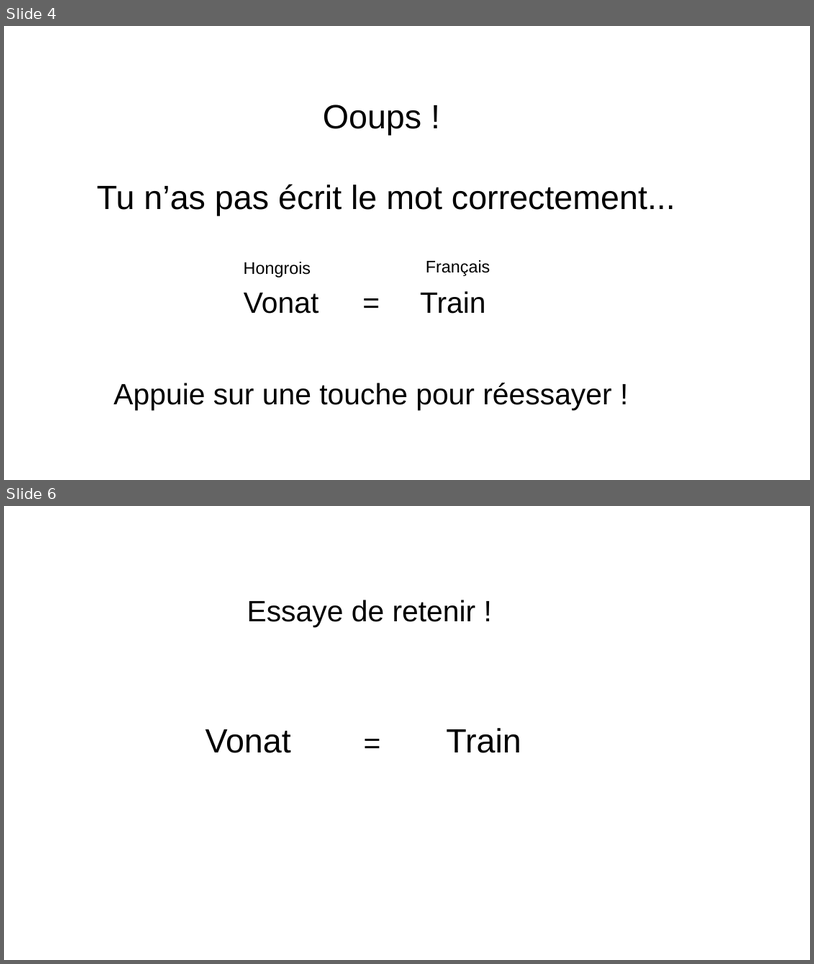
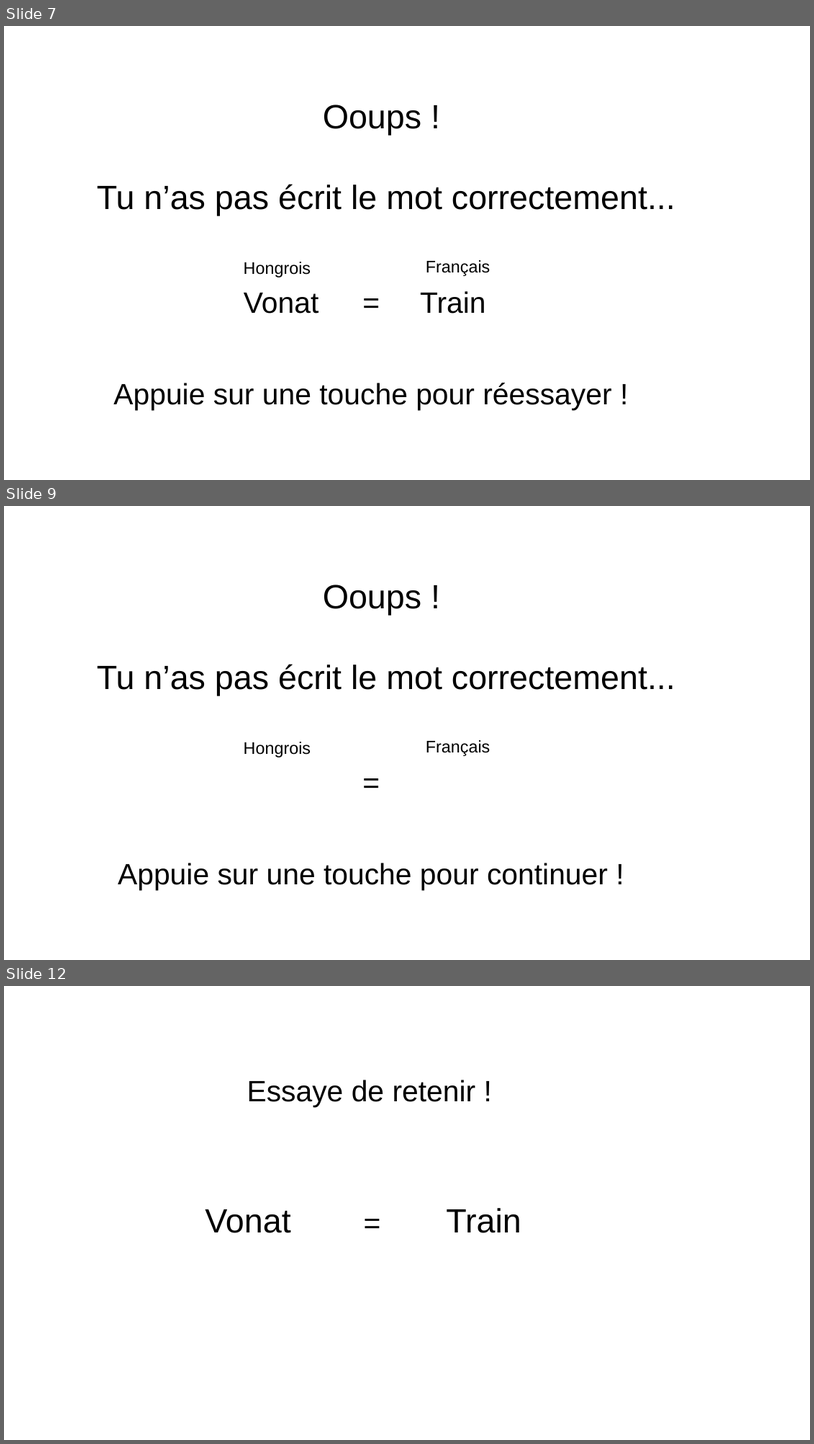
Before and after one commit to AlessandroCuozzo/Psycho, a slide deck: images/Images NEW.pptx. Shown one above the other, each under a label of ours: slides 4 and 6 before the commit, slides 7, 9 and 12 after it; the slides between them are not shown. The pictures are 814x964 and 814x1444 pixels, drawn with LibreOffice and Linux fonts; fonts in the diff are those of the drawing. Boxes give left, top, right and bottom in pixels: in the first picture for what was removed or moved away, otherwise in the second. Text is boxed around its words. In the diff, an @@ line names an element or a change of style, - is before the commit and + after.

Commit message:
correct display stimuli and response

```diff
--- a/images/Images NEW.pptx
+++ b/images/Images NEW.pptx
@@ slide 9 added at [4,506,810,960], background #FFFFFF @@
@@ text added at [97,584,676,695], 40 pt, text #000000 @@
+Ooups !
+Tu n’as pas écrit le mot correctement...
@@ text added at [244,741,311,757], 20 pt, text #000000 @@
+Hongrois
@@ text added at [426,740,491,756], 20 pt, text #000000 @@
+Français
@@ text added at [357,761,386,802], 35 pt, text #000000 @@
+=
@@ text added at [118,862,608,890], 35 pt, text #000000 @@
+Appuie sur une touche pour continuer !
@@ what was slide 4 is now slide 7 @@
@@ what was slide 6 is now slide 12 @@
```
Also in this commit, not shown: 7 other slides added, 15 other files.
